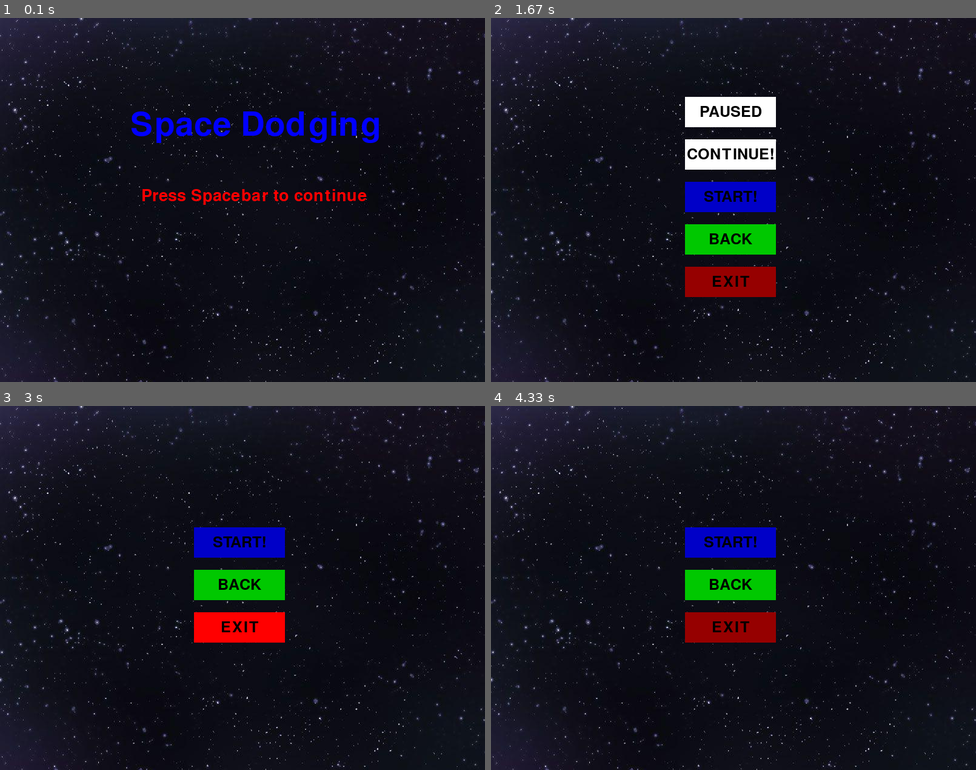
Above: before the commit, frames 1-4 (two rows, left to right).
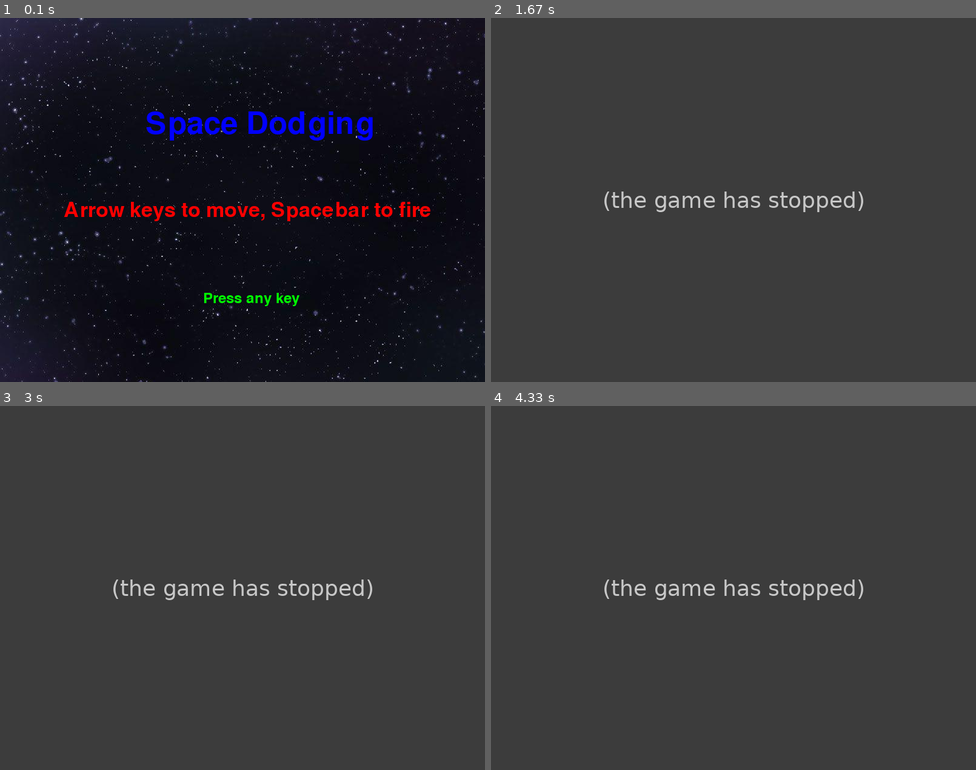
Above: after the commit, the same moments.

Repository: abhayMore/Pygame
Game: pygame game, started from main.py
Same seed, same stepped clock (60 frames per second), same inputs: the game is played once before the commit and once after it. The source is Python 2; it was converted automatically to run under Python 3.
Inputs (mouse positions are in pixels of both pictures, inside the frame that each line leads up to):
- Up to frame 1 (0.1 s): no input
- Up to frame 2 (1.67 s): tap Space at 0.33, 1.07, 1.37 s; press the mouse at (728, 156) at 0.7 s; move the mouse to (762, 218) at 0.8 s; release the mouse at (801, 280) at 0.93 s; hold Esc 1-1.53 s; hold Left 1-1.53 s; move the mouse to (849, 243) at 1.03 s; click "PAUSED" at 1.62 s
- Up to frame 3 (3 s): click (232, 617) at 2.18 s; tap Space at 2.53, 2.83 s
- Up to frame 4 (4.33 s): press the mouse at (728, 584) at 3.07 s; move the mouse to (704, 606) at 3.17 s; release the mouse at (675, 624) at 3.3 s; tap Space at 3.43, 4.1 s; press the mouse at (728, 584) at 3.73 s; move the mouse to (786, 540) at 3.83 s; release the mouse at (845, 500) at 3.97 s

The runs differ from the first frame. In frame 1, 4.1% of the frame differs, in the area x 13-89%, y 25-80%; in frame 2, 99%; in frame 3, 99%, in the area x 0-100%, y 0-100%; in frame 4, 99%.
Error after the commit: NameError: name 'paused' is not defined (main.py line 295); the game stopped at 1 s (later frames are placeholders)

Commit message:
added player explosion, lives, start-end screen, removed intro, menu and pause screen

Diff:
--- a/main.py
+++ b/main.py
@@ -9,7 +9,8 @@
 bullet_dir = path.join(path.dirname(__file__),'Assets','Images','Lasers')
 ship_dir = path.join(path.dirname(__file__),'Assets','Images','Ships')
 meteor_dir = path.join(path.dirname(__file__),'Assets','Images','Meteors')
-exp_dir = path.join(path.dirname(__file__),'Assets','Images','Explosions')
+ship_exp_dir = path.join(path.dirname(__file__),'Assets','Images','Explosions','ship_explo_dir')
+meteor_exp_dir = path.join(path.dirname(__file__),'Assets','Images','Explosions','meteor_explo_dir')
 snd_dir = path.join(path.dirname(__file__),'Assets','Music')
 img_dir = path.join(path.dirname(__file__),'Assets','Images')
 
@@ -25,48 +26,18 @@
 RED = (150,0,0)
 GREEN = (0,200,0)
 BLUE = (0,0,200)
+
 BRED = (255,0,0)
 BGREEN = (0,255,0)
 BBLUE = (0,0,255)
+
 YELLOW = (255,255,0)
 
 pygame.init()
 pygame.mixer.init()
 game = pygame.display.set_mode((width,height))
-pygame.display.set_caption("SPACE DOSDGING")
+pygame.display.set_caption("SPACE DODGING")
 clock = pygame.time.Clock()
-
-
-def buttons(msg,x,y,w,h,ic,ac,action = None):
-    mouse = pygame.mouse.get_pos()
-    click = pygame.mouse.get_pressed()
-    if x+w > mouse[0] > x and y + h > mouse[1] > y  :
-		pygame.draw.rect(game, ac,[x,y,w,h])
-		if click[0] ==1 and action != None:
-			if action == "cplay":
-				unpause()
-			elif action == "play":
-				menu = False
-				game_loop()
-			elif action == "back":
-				intro()
-			elif action == "quit":
-				pygame.quit()
-				quit()
-			elif action == "nplay":
-				game_loop()
-    else :
-		pygame.draw.rect(game, ic,[x,y,w,h])
-
-    smalltxt = pygame.font.Font("freesansbold.ttf",25)
-    txtsurf, txtrect = text_objects(msg, smalltxt,BLACK)
-    txtrect.center = ((x + (w/2)),(y + (h/2)))
-    game.blit(txtsurf, txtrect)
-
-
-def text_objects(text, font,color):
-    txtSurface = font.render(text, True, color)
-    return txtSurface, txtSurface.get_rect()
 
 font_name =pygame.font.match_font('comicsans')
 def draw(surf, text, size, x, y,colour):
@@ -92,7 +63,28 @@
 	pygame.draw.rect(surf, BGREEN, fill_rect)
 	pygame.draw.rect(surf, WHITE, O_rect,2)
 
-
+def draw_lives(surf, x, y, lives, img):
+	for i in range(lives):
+		img_rect = img.get_rect()
+		img_rect.x = x +35 * i
+		img_rect.y = y
+		surf.blit(img, img_rect)
+
+def show_go_screen():
+	game.blit(bground,bground_rect)
+	draw(game, "Space Dodging", 75, width/2 -160 , height/4,BBLUE)
+	draw(game, "Arrow keys to move, Spacebar to fire", 50, width/2 -295 , height/2,BRED)
+	draw(game, "Press any key", 35, width/2 -65,height*3/4, BGREEN)
+	pygame.display.flip()
+	waiting = True
+	while waiting:
+		clock.tick(FPS)
+		for event in pygame.event.get():
+			if event.type == pygame.QUIT:
+				pygame.quit()
+				quit()
+			if event.type == pygame.KEYUP:
+				waiting = False
 class Player(pygame.sprite.Sprite):
 	def __init__(self):
 		pygame.sprite.Sprite.__init__(self)
@@ -107,8 +99,15 @@
 		self.shield = 100
 		self.shoot_delay = 250
 		self.last_shot = pygame.time.get_ticks()
+		self.lives = 3
+		self.hidden = False
+		self.hide_timer = pygame.time.get_ticks()
 
 	def update(self):
+		if self.hidden and pygame.time.get_ticks() - self.hide_timer > 1000:
+			self.hidden = False
+			self.rect.centerx = width/2
+			self.rect.bottom = height - 10
 		self.speedx = 0
 		k = pygame.key.get_pressed()
 		if k[pygame.K_LEFT]:
@@ -122,6 +121,7 @@
 			self.rect.right = 0
 		if  self.rect.left + 99< 0:
 			self.rect.left = width
+
 	def shoot(self):
 		now = pygame.time.get_ticks()
 		if now - self.last_shot > self.shoot_delay:
@@ -130,6 +130,11 @@
 			all_sprites.add(bullet)
 			bullets.add(bullet)
 			shoot_snd.play()
+
+	def hide(self):
+		self.hidden = True
+		self.hide_timer= pygame.time.get_ticks()
+		self.rect.center = (width/2,height + 200)
 
 class Mob(pygame.sprite.Sprite):
 	def __init__(self):
@@ -191,7 +196,7 @@
 		self.rect.center = center
 		self.frame = 0
 		self.last_update = pygame.time.get_ticks()
-		self.frame_rate = 50
+		self.frame_rate = 75
 	def update(self):
 		now = pygame.time.get_ticks()
 		if now - self.last_update > self.frame_rate:
@@ -212,6 +217,8 @@
 bground = pygame.image.load(path.join(img_dir,"background.jpg")).convert()
 bground_rect = bground.get_rect()
 ship = pygame.image.load(path.join(ship_dir,"ship.png")).convert()
+mini_ship = pygame.image.load(path.join(ship_dir,"mini_ship.png")).convert()
+mini_ship.set_colorkey(BLACK)
 meteor_img = []
 meteor_list = [ 'meteor1.png','meteor2.png','meteor3.png','meteor4.png','meteor5.png',
 		'meteor6.png','meteor7.png','meteor8.png','meteor9.png','meteor10.png',
@@ -224,16 +231,20 @@
 explo_anim = {}
 explo_anim['lg'] = []
 explo_anim['sm'] = []
+explo_anim['player'] = []
 
 for i in range(8) :
 	filename = 'Explosion0{}.png'.format(i)
-	img = pygame.image.load(path.join(exp_dir,filename)).convert()
+	img = pygame.image.load(path.join(meteor_exp_dir,filename)).convert()
 	img.set_colorkey(BLACK)
 	img_lg = pygame.transform.scale(img, (75,75))
 	explo_anim['lg'].append(img_lg)
 	img_sm = pygame.transform.scale(img, (32,32))
 	explo_anim['sm'].append(img_sm)
-
+	filename = 'sExplosion0{}.png'.format(i)
+	img = pygame.image.load(path.join(ship_exp_dir,filename)).convert()
+	img.set_colorkey(BLACK)
+	explo_anim['player'].append(img)
 
 #loading sounds and music
 
@@ -243,128 +254,83 @@
 explo_snd = pygame.mixer.Sound(path.join(snd_dir,'explosion.wav'))
 pygame.mixer.music.fadeout(5)
 
+ship_explo_snd = pygame.mixer.Sound(path.join(snd_dir,'rumble1.ogg'))
+
 pygame.mixer.music.load(path.join(snd_dir,'music.ogg'))
 pygame.mixer.music.set_volume(1)
 
 
 
-all_sprites = pygame.sprite.Group()
-mobs = pygame.sprite.Group()
-bullets = pygame.sprite.Group()
-
-player = Player()
-all_sprites.add(player)
-
-for i in range(8):
-	newmob()
-
-pause = True
-
-def unpause():
-	global pause
-	pause = False
-
-def paused():
-	while pause :
-		for event in pygame.event.get():
-			if event.type == pygame.QUIT:
-				pygame.quit()
-				quit()
-		game.blit(bground, bground_rect)
-		buttons("PAUSED",320,130,150,50,WHITE,WHITE,"")
-		buttons("CONTINUE!",320,200,150,50,WHITE,WHITE,"cplay")
-		buttons("START!",320,270,150,50,BLUE,BBLUE,"nplay")
-		buttons("BACK",320,340,150,50,GREEN,BGREEN,"back")
-		buttons("EXIT",320,410,150,50,RED,BRED,"quit")
-
-
-		pygame.display.update()
-		clock.tick(60)
-
-def intro():
-	intro = True
-	while intro :
-		for event in pygame.event.get():
-			if event.type == pygame.KEYDOWN:
-				if event.key == pygame.K_SPACE:
-					intro = False
-					menu()
-
-			if event.type == pygame.QUIT:
-				pygame.quit()
-				quit()
-		game.blit(bground, bground_rect)
-		draw(game,' Space Dodging',80,width/4,height/4, BBLUE)
-		draw(game,' Press Spacebar to continue',40,width/4 + 25,height/3+80,BRED)
-		pygame.display.update()
-		clock.tick(60)
-
-def menu():
-	menu = True
-	while True :
-		for event in pygame.event.get():
-			if event.type == pygame.QUIT:
-				pygame.quit()
-				quit()
-		game.blit(bground, bground_rect)
-		buttons("START!",320,200,150,50,BLUE,BBLUE,"play")
-		buttons("BACK",320,270,150,50,GREEN,BGREEN,"back")
-		buttons("EXIT",320,340,150,50,RED,BRED,"quit")
-
-
-		pygame.display.update()
-		clock.tick(60)
-
-def game_loop():
-	score = 0
-	global pause
-
-	pygame.mixer.music.play()
-	running = True
-	while running :
-
-		clock.tick(FPS)
-		for event in pygame.event.get():
-			if event.type == pygame.QUIT:
-				pygame.quit()
-				quit()
-			if event.type == pygame.KEYDOWN:
-				if event.key == pygame.K_ESCAPE:
-					player.shoot()
-				if event.key == pygame.K_ESCAPE:
-					pause = True
-					paused()
-
-
-		all_sprites.update()
-		hits = pygame.sprite.groupcollide(mobs, bullets, True, True)
-
-		for hit in hits :
-			score += 50 - hit.radius
-			explo_snd.play()
-			expl = explosion(hit.rect.center,'lg')
-			all_sprites.add(expl)
+
+pygame.mixer.music.play()
+
+game_over = True
+running = True
+while running :
+	if game_over:
+		show_go_screen()
+		game_over = False
+		all_sprites = pygame.sprite.Group()
+		mobs = pygame.sprite.Group()
+		bullets = pygame.sprite.Group()
+
+		player = Player()
+		all_sprites.add(player)
+
+		for i in range(8):
 			newmob()
 
-		hits = pygame.sprite.spritecollide(player, mobs, True, pygame.sprite.collide_circle)
-
-		for hit in hits :
-			player.shield -= hit.radius * 2
-			explo_snd.play()
-			expl = explosion(hit.rect.center,'sm')
-			all_sprites.add(expl)
-			newmob()
-			if player.shield <= 0 :
-				menu()
-
-		#game.fill(BLACK)
-		game.blit(bground, bground_rect)
-		all_sprites.draw(game)
-		draw(game, 'score ='+str(score),30,width-120,0,BGREEN)
-		draw_shield(game, 5, 5, player.shield)
-		pygame.display.update()
-intro()
-menu()
-game_loop()
+		score = 0
+
+	clock.tick(FPS)
+	for event in pygame.event.get():
+		if event.type == pygame.QUIT:
+			pygame.quit()
+			quit()
+		if event.type == pygame.KEYDOWN:
+			if event.key == pygame.K_ESCAPE:
+				player.shoot()
+			if event.key == pygame.K_ESCAPE:
+				pause = True
+				paused()
+
+
+	all_sprites.update()
+	hits = pygame.sprite.groupcollide(mobs, bullets, True, True)
+
+	for hit in hits :
+		score += 50 - hit.radius
+		explo_snd.play()
+		expl = explosion(hit.rect.center,'lg')
+		all_sprites.add(expl)
+		newmob()
+
+	hits = pygame.sprite.spritecollide(player, mobs, True, pygame.sprite.collide_circle)
+
+	for hit in hits :
+		player.shield -= hit.radius * 2
+		expl = explosion(hit.rect.center,'sm')
+		all_sprites.add(expl)
+		newmob()
+		if player.shield <= 0 :
+			ship_explo_snd.play()
+			death_exp = explosion(player.rect.center, 'player')
+			all_sprites.add(death_exp)
+			player.hide()
+			player.lives -= 1
+			player.shield = 100
+
+	if player.lives == 0 and not death_exp.alive() :
+		game_over = True
+
+	#game.fill(BLACK)
+	game.blit(bground, bground_rect)
+	all_sprites.draw(game)
+	draw(game, 'score ='+str(score),30,width-120,0,BGREEN)
+	draw_shield(game, 5, 5, player.shield)
+	draw_lives(game, 0, 20, player.lives, mini_ship)
+	pygame.display.update()
+
+
 pygame.quit()
 quit()
Renamed: Assets/Images/Explosions/Explosion00.png -> Assets/Images/Explosions/meteor_explo_dir/Explosion00.png
Renamed: Assets/Images/Explosions/Explosion01.png -> Assets/Images/Explosions/meteor_explo_dir/Explosion01.png
Renamed: Assets/Images/Explosions/Explosion02.png -> Assets/Images/Explosions/meteor_explo_dir/Explosion02.png
Renamed: Assets/Images/Explosions/Explosion03.png -> Assets/Images/Explosions/meteor_explo_dir/Explosion03.png
Renamed: Assets/Images/Explosions/Explosion04.png -> Assets/Images/Explosions/meteor_explo_dir/Explosion04.png
Renamed: Assets/Images/Explosions/Explosion05.png -> Assets/Images/Explosions/meteor_explo_dir/Explosion05.png
Renamed: Assets/Images/Explosions/Explosion06.png -> Assets/Images/Explosions/meteor_explo_dir/Explosion06.png
Renamed: Assets/Images/Explosions/Explosion07.png -> Assets/Images/Explosions/meteor_explo_dir/Explosion07.png
Renamed: Assets/Images/Explosions/Explosion08.png -> Assets/Images/Explosions/meteor_explo_dir/Explosion08.png
Binary file added: Assets/Images/Explosions/ship_explo_dir/sExplosion00.png
Binary file added: Assets/Images/Explosions/ship_explo_dir/sExplosion01.png
Binary file added: Assets/Images/Explosions/ship_explo_dir/sExplosion02.png
(and 8 more such lines)
